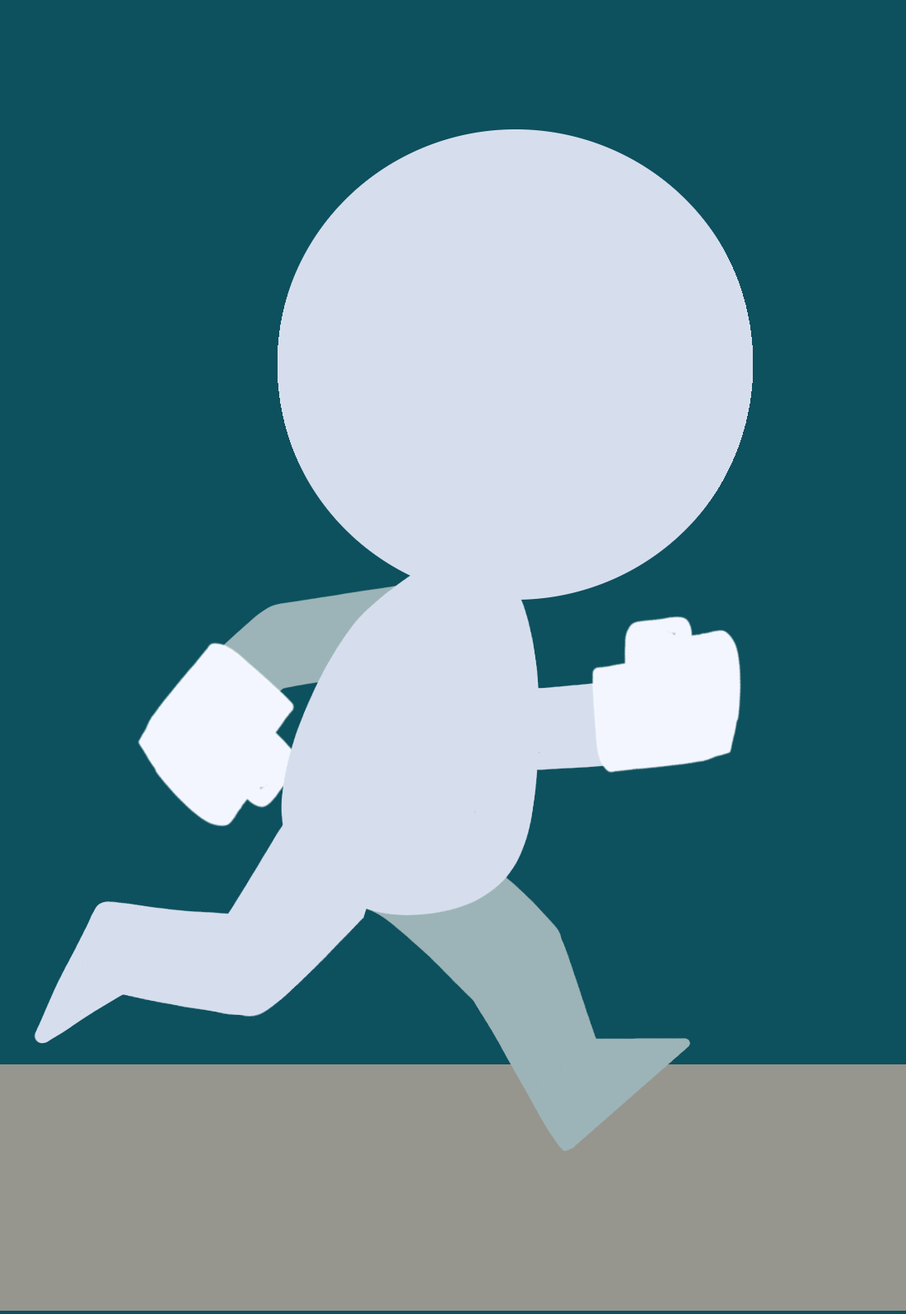
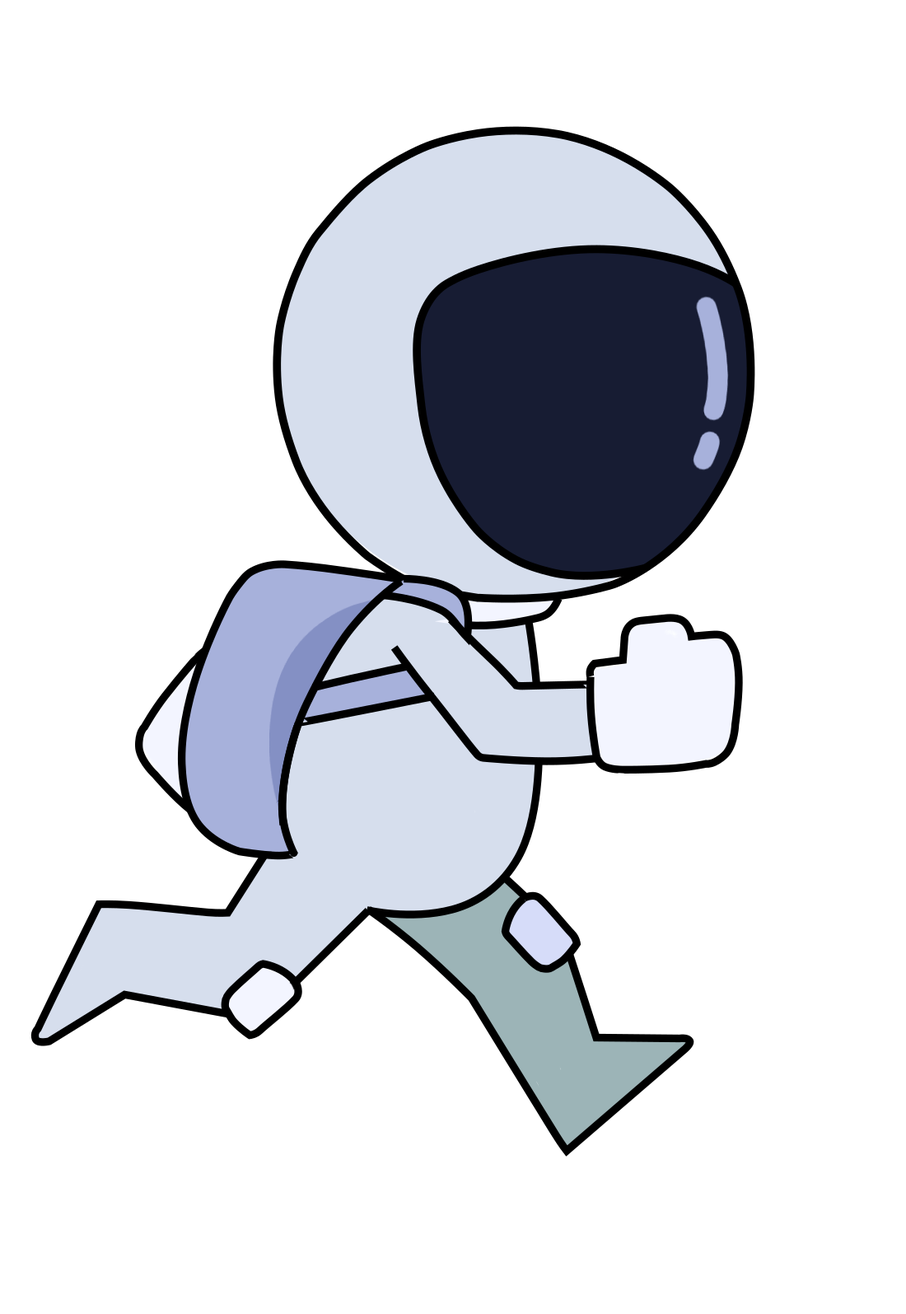
Two versions of the same layered image (w=906, h=1314). Layer-by-layer changes:
added group "Groupe de calques #1" with 12 layers above "Groupe de calques" over <box>30,126,756,1157</box>
added layer "Calque #19" in group "Groupe de calques #1" over <box>135,643,288,822</box>
added layer "Calque #18" in group "Groupe de calques #1" over <box>365,619,544,919</box>
added layer "Calque #17" in group "Groupe de calques #1" over <box>278,577,404,826</box>
added layer "Calque #16" in group "Groupe de calques #1" over <box>585,613,744,774</box>
added layer "Calque #15" in group "Groupe de calques #1" over <box>294,574,473,727</box>
added layer "Calque #14" in group "Groupe de calques #1" over <box>220,891,582,1040</box>
added layer "Calque #13" in group "Groupe de calques #1" over <box>177,560,403,861</box>
added layer "Calque #12" in group "Groupe de calques #1" over <box>390,616,597,766</box>
added layer "Calque #11" in group "Groupe de calques #1" over <box>365,875,695,1157</box>
added layer "Calque #10" in group "Groupe de calques #1" over <box>30,842,372,1047</box>
added layer "Copie de calque" in group "Groupe de calques #1" over <box>272,126,756,604</box>
added group "Groupe de calques" with 20 layers over <box>0,0,906,1314</box>
moved "Copie de Corps" into group "Groupe de calques" over <box>33,129,754,1153</box>
added layer "Calque #23" in group "Copie de Corps" over <box>224,895,578,1036</box>
added layer "Calque #21" in group "Copie de Corps" over <box>297,578,469,723</box>
added layer "Copie de Copie de Transformation" in group "Copie de Corps" over <box>416,252,754,580</box>
added layer "Calque #22" in group "Copie de Corps" over <box>181,563,403,857</box>
moved "Calque #1" above "Transformation" over <box>33,798,391,1045</box>
hid "Calque #4", moved it into group "Groupe de calques" over <box>0,1064,906,1312</box>
hid "Arrière-plan", moved it into group "Groupe de calques" over <box>0,0,906,1314</box>
…and 4 more changes (3 added, 1 painted)
